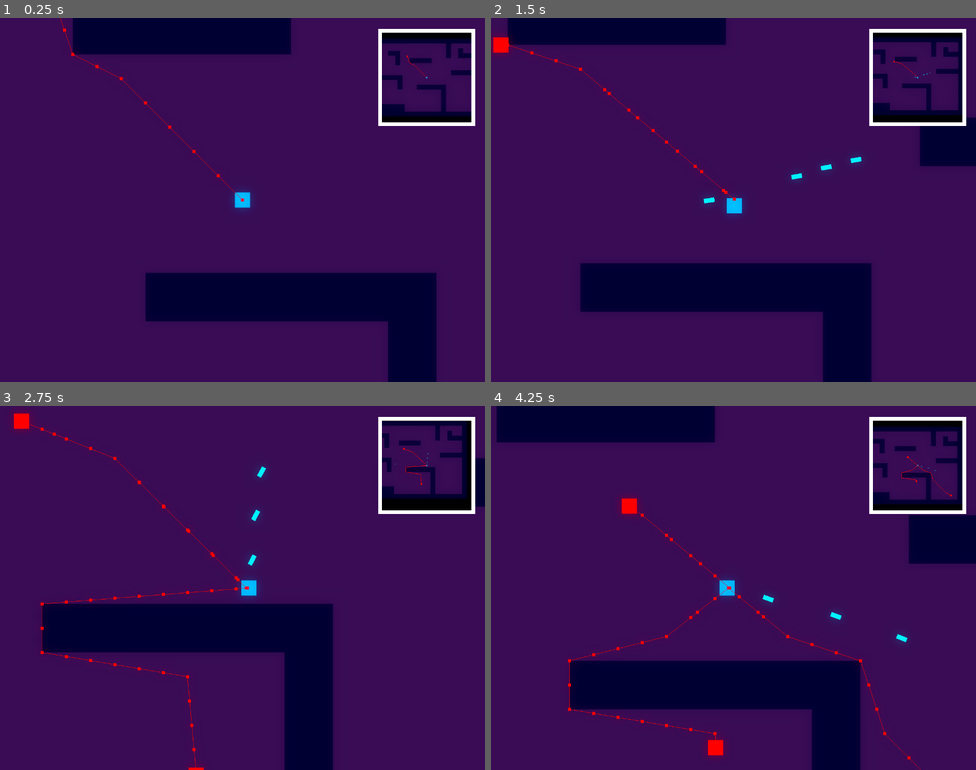
Above: before the commit, frames 1-4 (two rows, left to right).
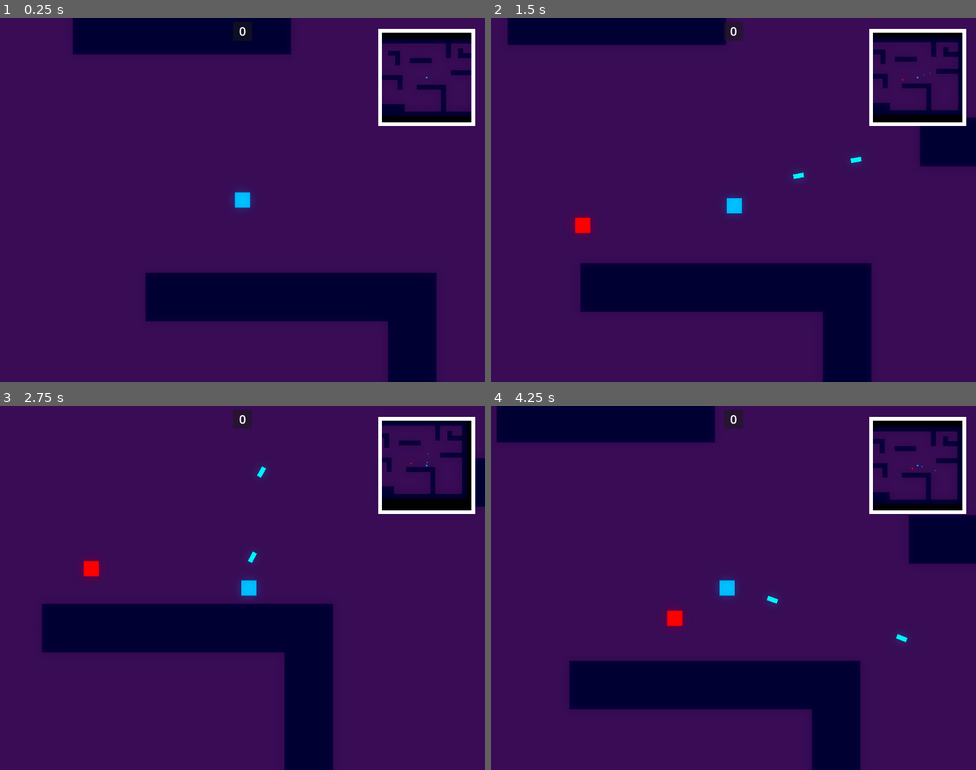
Above: after the commit, the same moments.

Repository: Chebrbober/Geometric-Bullet
Game: Godot game, scene res://stages/game/arena.tscn
Same seed, same stepped clock (60 frames per second), same inputs: the game is played once before the commit and once after it.
Inputs (mouse positions are in pixels of both pictures, inside the frame that each line leads up to):
- Up to frame 1 (0.25 s): no input
- Up to frame 2 (1.5 s): tap Enter at 0.5 s; move the mouse to (840, 181) at 0.52 s; press the mouse at (840, 181) at 0.53 s; hold Right (move_right) 0.53-1.28 s; move the mouse to (636, 218) at 1.27 s; release the mouse at (636, 218) at 1.28 s; hold S (move_down) from 1.28 s (still down); click (636, 218) at 1.35 s
- Up to frame 3 (2.75 s): move the mouse to (291, 507) at 2.02 s; release S (move_down) at 2.03 s; press the mouse at (291, 507) at 2.03 s; hold Right (move_right) from 2.03 s (still down)
- Up to frame 4 (4.25 s): move the mouse to (709, 660) at 2.77 s; release Right (move_right) at 2.78 s; release the mouse at (709, 660) at 2.78 s; hold W (move_up) 2.78-3.53 s; click (709, 660) at 2.85 s; move the mouse to (879, 642) at 3.52 s; press the mouse at (879, 642) at 3.53 s; hold A (move_left) from 3.53 s (still down)

The runs differ from the first frame. In frame 1, 0.2% of the frame differs, in the area x 12-88%, y 0-51%; in frame 2, 0.8%; in frame 3, 1.1%; in frame 4, 1.3%, in the area x 15-95%, y 1-100%.

Commit message:
Add score label, wave spawner system, new minicube enemy
Changed the way how spawner system works (changed to a wave system).
Pretty maintainable

Diff:
--- a/entities/enemies/cube_enemy/cube_enemy.gd
+++ b/entities/enemies/cube_enemy/cube_enemy.gd
@@ -1,29 +1,34 @@
 class_name CubeEnemy
 extends Entity
 
+@export var spawn_rate: float = 1.0
 @onready var nav_agent: NavigationAgent2D = $NavigationAgent2D
 @onready var attack_timer: Timer = $AttackTimer
-var damage: int = 5
+@onready var wave_manager: WaveManager = get_parent().get_node("WaveManager")
 var can_attack = true
 var bodies_in_area = []
 
 func _physics_process(delta: float) -> void:
 	var direction = to_local(nav_agent.get_next_path_position()).normalized()
-	if NodeSpawner.player != null:
+	if Global.player != null:
 		velocity = direction * speed
 
 	move_and_slide()
 
 func _process(delta: float) -> void:
 	for body in bodies_in_area:
-		if body == NodeSpawner.player and can_attack:
-			NodeSpawner.player.take_damage(damage)
+		if body == Global.player and can_attack:
+			Global.player.take_damage(damage)
 			can_attack = false
 			attack_timer.start()
 
+func die() -> void:
+	super.die()
+	wave_manager.enemies_to_kill -= 1
+
 func makepath() -> void:
-	if NodeSpawner.player != null:
-		nav_agent.target_position = NodeSpawner.player.global_position
+	if Global.player != null:
+		nav_agent.target_position = Global.player.global_position
 
 func _on_timer_timeout() -> void:
 	makepath()
--- a/entities/enemies/cube_enemy/cube_enemy.tscn
+++ b/entities/enemies/cube_enemy/cube_enemy.tscn
@@ -4,9 +4,11 @@
 [ext_resource type="PackedScene" uid="uid://cidujj1df71d4" path="res://entities/entity.tscn" id="1_602vv"]
 
 [sub_resource type="CircleShape2D" id="CircleShape2D_602vv"]
+resource_local_to_scene = true
 radius = 9.0
 
 [sub_resource type="CircleShape2D" id="CircleShape2D_42jos"]
+resource_local_to_scene = true
 
 [node name="CubeEnemy" unique_id=1118549784 groups=["entities"] instance=ExtResource("1_602vv")]
 collision_layer = 2
@@ -14,8 +16,9 @@
 motion_mode = 1
 wall_min_slide_angle = 0.0
 script = ExtResource("1_0i51t")
-speed = 75.0
+speed = 50.0
 hp = 10
+damage = 5
 
 [node name="Polygon2D" parent="." index="0" unique_id=1340460375]
 color = Color(1, 0, 0, 1)
@@ -25,7 +28,6 @@
 shape = SubResource("CircleShape2D_602vv")
 
 [node name="NavigationAgent2D" type="NavigationAgent2D" parent="." index="2" unique_id=883709038]
-debug_enabled = true
 
 [node name="AttackArea" type="Area2D" parent="." index="3" unique_id=158472716]
 
--- /dev/null
+++ b/entities/enemies/cube_enemy/mini_cube_enemy.tscn
@@ -0,0 +1,27 @@
+[gd_scene format=3 uid="uid://biiyui48anhd"]
+
+[ext_resource type="PackedScene" uid="uid://m14ui5weian5" path="res://entities/enemies/cube_enemy/cube_enemy.tscn" id="1_njewc"]
+
+[sub_resource type="CircleShape2D" id="CircleShape2D_ao6w0"]
+resource_local_to_scene = true
+radius = 3.0
+
+[sub_resource type="CircleShape2D" id="CircleShape2D_njewc"]
+radius = 4.0
+
+[node name="MiniCubeEnemy" unique_id=1118549784 instance=ExtResource("1_njewc")]
+spawn_rate = 0.8
+speed = 75.0
+hp = 5
+damage = 2
+
+[node name="Polygon2D" parent="." index="0" unique_id=1340460375]
+position = Vector2(4, 4)
+polygon = PackedVector2Array(-7.9921417, -8.11895, -8, 0, 0, 0, 0, -8)
+uv = PackedVector2Array(-8.163261, -7.970496, -8.203125, 6.3984375, 8.552383, 6.4296207, 8.543785, -7.970496)
+
+[node name="CollisionShape2D" parent="." index="1" unique_id=2031196477]
+shape = SubResource("CircleShape2D_ao6w0")
+
+[node name="CollisionShape2D" parent="AttackArea" parent_id_path=PackedInt32Array(158472716) index="0" unique_id=1921863181]
+shape = SubResource("CircleShape2D_njewc")
--- a/entities/entity.gd
+++ b/entities/entity.gd
@@ -3,13 +3,14 @@
 
 @export var speed: float = 100.0
 @export var hp: int = 100
+@export var damage: int = 1
 @export var blood_particles: PackedScene
 @onready var stun_timer: Timer = $StunTimer
 @onready var polygon2d: Polygon2D = $Polygon2D
 @onready var native_color: Color = polygon2d.color
+
 var tween: Tween
 
-signal died
 
 func take_damage(amount: int) -> void:
 	hp -= amount
@@ -22,12 +23,13 @@
 		die()
 
 func die() -> void:
-	if NodeSpawner.node_creation_parent != null:
-		var blood_particles_instance = NodeSpawner.instance_node(blood_particles, global_position, NodeSpawner.node_creation_parent)
-		blood_particles_instance.color = polygon2d.color
+	if Global.node_creation_parent != null:
+		var blood_particles_instance = Global.instance_node(blood_particles, global_position, Global.node_creation_parent)
+		blood_particles_instance.color = native_color
 		blood_particles_instance.rotation = velocity.angle()
+	Global.score += 1
+	Global.score_changed.emit(Global.score)
 	queue_free()
-	emit_signal("died")
 
 func _on_stun_timer_timeout() -> void:
 	if tween:
--- a/entities/entity.tscn
+++ b/entities/entity.tscn
@@ -5,6 +5,7 @@
 
 [node name="Entity" type="CharacterBody2D" unique_id=1118549784]
 top_level = true
+z_index = 2
 script = ExtResource("1_jm4vq")
 blood_particles = ExtResource("2_ep4xq")
 
--- a/entities/player/bullet/bullet.gd
+++ b/entities/player/bullet/bullet.gd
@@ -21,6 +21,6 @@
 	queue_free()
 
 func _on_area_2d_body_shape_entered(body_rid: RID, body: Node2D, body_shape_index: int, local_shape_index: int) -> void:
-	if body.is_in_group("entities"):
-		body.take_damage(NodeSpawner.player.damage)
+	if body.is_in_group("entities") and is_instance_valid(body):
+		body.take_damage(Global.player.damage)
 	queue_free()
--- a/entities/player/player.gd
+++ b/entities/player/player.gd
@@ -3,23 +3,22 @@
 
 @onready var reload_speed_timer: Timer = $ReloadSpeedTimer
 @export var bullet: PackedScene
-@export var damage: int = 1
 
 var can_shoot: bool = true
 
 func _ready() -> void:
-	NodeSpawner.player = self
+	Global.player = self
 
 func _exit_tree() -> void:
-	NodeSpawner.player = null
+	Global.player = null
 
 func _physics_process(delta: float) -> void:
 	var direction: Vector2 = Input.get_vector("move_left", "move_right", "move_up", "move_down")
 	velocity = direction * speed
 	move_and_slide()
 
-	if Input.is_action_pressed("shoot") and NodeSpawner.node_creation_parent != null and can_shoot:
-		NodeSpawner.instance_node(bullet, global_position, NodeSpawner.node_creation_parent)
+	if Input.is_action_pressed("shoot") and Global.node_creation_parent != null and can_shoot:
+		Global.instance_node(bullet, global_position, Global.node_creation_parent)
 		reload_speed_timer.start()
 		can_shoot = false
 
--- a/entities/player/player.tscn
+++ b/entities/player/player.tscn
@@ -9,6 +9,8 @@
 
 [node name="Player" unique_id=1118549784 instance=ExtResource("1_abrql")]
 collision_mask = 15
+motion_mode = 1
+wall_min_slide_angle = 0.0
 script = ExtResource("1_symyc")
 bullet = ExtResource("2_abrql")
 damage = 1
@@ -27,6 +29,6 @@
 rotation_smoothing_enabled = true
 
 [node name="ReloadSpeedTimer" type="Timer" parent="." index="4" unique_id=1392139072]
-wait_time = 0.25
+wait_time = 0.5
 
 [connection signal="timeout" from="ReloadSpeedTimer" to="." method="_on_reload_speed_timer_timeout"]
--- /dev/null
+++ b/entities/wave_manager.gd
@@ -0,0 +1,78 @@
+class_name WaveManager
+extends Node
+
+var spawner: Node2D
+
+@export var starting_wave: int = 1
+@export var initial_spawn_interval: float = 5.0
+@export var enemy_types: Array[PackedScene]
+@export var spawnable_enemies: Array[PackedScene]
+
+var current_wave: int = starting_wave
+var enemies_to_spawn: int
+var spawn_timer: float
+var current_spawn_interval: float = initial_spawn_interval
+var _is_initializng_wave: bool = false
+var enemies_to_kill: int = 0:
+	set(value):
+		enemies_to_kill = value
+		if _is_initializng_wave:
+			return
+
+		if enemies_to_kill <= 0 and enemies_to_spawn <= 0:
+			_complete_wave()
+
+var spawnable_enemy_index: int = 0
+
+signal wave_started(wave_number)
+signal wave_completed(wave_number)
+
+func _ready() -> void:
+	spawner = get_parent()
+	Global.current_wave = current_wave
+	_start_new_wave()
+
+func _process(delta: float) -> void:
+	spawn_timer -= delta
+	if spawn_timer <= 0 and enemies_to_spawn > 0:
+		_spawn_enemy()
+		spawn_timer = current_spawn_interval
+
+func _start_new_wave() -> void:
+	_is_initializng_wave = true
+	current_wave = Global.current_wave
+
+	var wave_config = _get_wave_config()
+	enemies_to_spawn = wave_config.enemy_count
+	current_spawn_interval = wave_config.spawn_interval
+	enemies_to_kill = enemies_to_spawn
+
+	spawn_timer = 1
+
+	_is_initializng_wave = false
+
+	wave_started.emit(current_wave)
+
+func _spawn_enemy() -> void:
+	if spawner and spawner.has_method("spawn_enemy_at_random_terrain"):
+		spawner.spawn_enemy_at_random_terrain(spawnable_enemies[randi_range(0, spawnable_enemies.size() - 1)])
+	enemies_to_spawn -= 1
+
+func _complete_wave() -> void:
+	print('sss')
+	wave_completed.emit(current_wave)
+	Global.current_wave += 1
+	_start_new_wave()
+	if current_wave % 3 == 0 and spawnable_enemy_index < enemy_types.size():
+		spawnable_enemy_index += 1
+		_add_spawnable_enemy(enemy_types[spawnable_enemy_index])
+
+func _get_wave_config() -> Dictionary:
+	return {
+		"enemy_count": int(enemies_to_spawn + current_wave * 1.5),
+		"spawn_interval": max(current_spawn_interval * (1.0 - (current_wave * 0.05)), 0.5)
+	}
+
+func _add_spawnable_enemy(enemy_scene: PackedScene) -> void:
+	if enemy_scene not in spawnable_enemies:
+		spawnable_enemies.append(enemy_scene)
--- a/globals/node_spawner.gd
+++ b/globals/global.gd
@@ -1,7 +1,12 @@
 extends Node
 
+@export var score: int = 0
 var node_creation_parent = null
 var player = null
+var current_wave: int = 1
+
+signal score_changed(new_score)
+signal wave_changed(new_wave)
 
 func instance_node(node, location, parent):
 	var node_instance = node.instantiate()
--- a/project.godot
+++ b/project.godot
@@ -16,7 +16,7 @@
 
 [autoload]
 
-NodeSpawner="*uid://bcytenika852k"
+Global="*uid://bcytenika852k"
 
 [display]
 
--- a/stages/game/arena.gd
+++ b/stages/game/arena.gd
@@ -1,23 +1,29 @@
 extends Node2D
 
-@export var enemy: PackedScene
 @onready var tile_map: TileMapLayer = $TileMapLayer
+@onready var wave_manager: WaveManager = $WaveManager
 
 func _ready() -> void:
-	NodeSpawner.node_creation_parent = self
+	Global.node_creation_parent = self
 
 func _exit_tree() -> void:
-	NodeSpawner.node_creation_parent = null
+	Global.node_creation_parent = null
 
-func _on_enemy_spawn_timer_timeout() -> void:
+func _on_wave_started(wave_number: int) -> void:
+	print("Wave %d started!" % wave_number)
+
+func _on_wave_completed(wave_number: int) -> void:
+	print("Wave %d completed! Get ready for wave %d" % [wave_number, wave_number + 1])
+
+func spawn_enemy_at_random_terrain(enemy_instance: PackedScene) -> void:
 	var terrain_cells = get_terrain_cells()
 	if terrain_cells.is_empty():
 		return
 
-	var random_cell = terrain_cells[randi() % terrain_cells.size()]
+	var random_cell = terrain_cells[randi_range(0, terrain_cells.size() - 1)]
 	var world_pos = tile_map.map_to_local(random_cell)
 
-	NodeSpawner.instance_node(enemy, world_pos, self)
+	Global.instance_node(enemy_instance, world_pos, self)
 
 func get_terrain_cells() -> Array[Vector2i]:
 	var cells: Array[Vector2i] = []
--- a/stages/game/arena.tscn
+++ b/stages/game/arena.tscn
@@ -4,7 +4,10 @@
 [ext_resource type="PackedScene" uid="uid://cj77nbyfou155" path="res://entities/player/player.tscn" id="1_ss5j8"]
 [ext_resource type="Texture2D" uid="uid://l3nnv431oecp" path="res://stages/game/tileset.png" id="3_dp28g"]
 [ext_resource type="Script" uid="uid://xyemhd468yot" path="res://stages/game/sub_viewport.gd" id="4_c2cke"]
+[ext_resource type="Script" uid="uid://d1fvas6wvaprb" path="res://stages/game/score_label.gd" id="4_ykhqw"]
 [ext_resource type="PackedScene" uid="uid://m14ui5weian5" path="res://entities/enemies/cube_enemy/cube_enemy.tscn" id="5_6gq3l"]
+[ext_resource type="Script" uid="uid://dwqre4tmd1ds0" path="res://entities/wave_manager.gd" id="7_nukx0"]
+[ext_resource type="PackedScene" uid="uid://biiyui48anhd" path="res://entities/enemies/cube_enemy/mini_cube_enemy.tscn" id="8_u4cnq"]
 
 [sub_resource type="Environment" id="Environment_0hxrk"]
 background_mode = 3
@@ -55,9 +58,11 @@
 navigation_layer_0/layers = 1
 sources/0 = SubResource("TileSetAtlasSource_c2cke")
 
+[sub_resource type="LabelSettings" id="LabelSettings_6gq3l"]
+font_size = 32
+
 [node name="Arena" type="Node2D" unique_id=1772455464]
 script = ExtResource("1_0hxrk")
-enemy = ExtResource("5_6gq3l")
 
 [node name="WorldEnvironment" type="WorldEnvironment" parent="." unique_id=873573257]
 environment = SubResource("Environment_0hxrk")
@@ -68,6 +73,25 @@
 tile_set = SubResource("TileSet_6gq3l")
 
 [node name="CanvasLayer" type="CanvasLayer" parent="." unique_id=1867960470]
+layer = 7
+
+[node name="Control" type="PanelContainer" parent="CanvasLayer" unique_id=1798032174]
+custom_minimum_size = Vector2(50, 50)
+anchors_preset = 5
+anchor_left = 0.5
+anchor_right = 0.5
+offset_left = -25.0
+offset_top = 10.0
+offset_right = 25.0
+offset_bottom = 60.0
+grow_horizontal = 2
+
+[node name="ScoreLabel" type="Label" parent="CanvasLayer/Control" unique_id=1959128147]
+layout_mode = 2
+text = "0"
+label_settings = SubResource("LabelSettings_6gq3l")
+horizontal_alignment = 1
+script = ExtResource("4_ykhqw")
 
 [node name="SubViewportContainer" type="SubViewportContainer" parent="CanvasLayer" unique_id=1228014425]
 anchors_preset = -1
@@ -92,16 +116,16 @@
 points = PackedVector2Array(5, 251, 251, 251, 251, 5, 5, 5)
 closed = true
 
-[node name="CubeEnemy" parent="." unique_id=1154238197 instance=ExtResource("5_6gq3l")]
-position = Vector2(382, 189)
-
-[node name="EnemySpawnTimer" type="Timer" parent="." unique_id=1626784594]
-wait_time = 2.0
-autostart = true
-
 [node name="Player" parent="." unique_id=1118549784 instance=ExtResource("1_ss5j8")]
 unique_name_in_owner = true
-top_level = false
+z_index = 0
 position = Vector2(640, 480)
 
-[connection signal="timeout" from="EnemySpawnTimer" to="." method="_on_enemy_spawn_timer_timeout"]
+[node name="WaveManager" type="Node" parent="." unique_id=2082375003]
+unique_name_in_owner = true
+script = ExtResource("7_nukx0")
+enemy_types = Array[PackedScene]([ExtResource("5_6gq3l"), ExtResource("8_u4cnq")])
+spawnable_enemies = Array[PackedScene]([ExtResource("5_6gq3l")])
+
+[connection signal="wave_completed" from="WaveManager" to="." method="_on_wave_completed"]
+[connection signal="wave_started" from="WaveManager" to="." method="_on_wave_started"]
--- /dev/null
+++ b/stages/game/score_label.gd
@@ -0,0 +1,7 @@
+extends Label
+
+func _ready() -> void:
+	Global.score_changed.connect(_on_score_changed)
+
+func _on_score_changed(new_score: int) -> void:
+	text = str(new_score)
Not shown, added: entities/wave_manager.gd.uid
Renamed: globals/node_spawner.gd.uid -> globals/global.gd.uid
Not shown, added: stages/game/score_label.gd.uid
